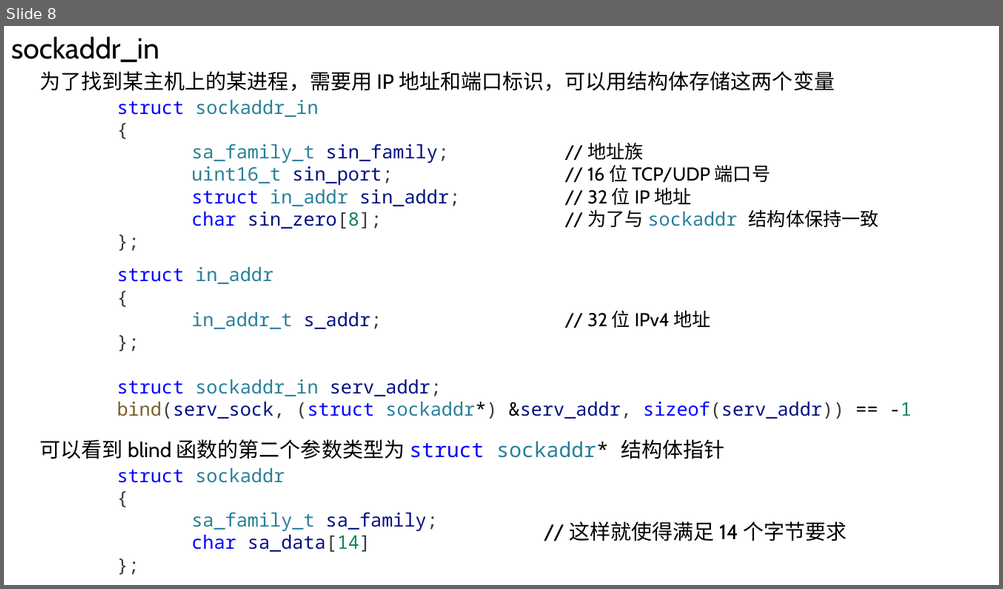
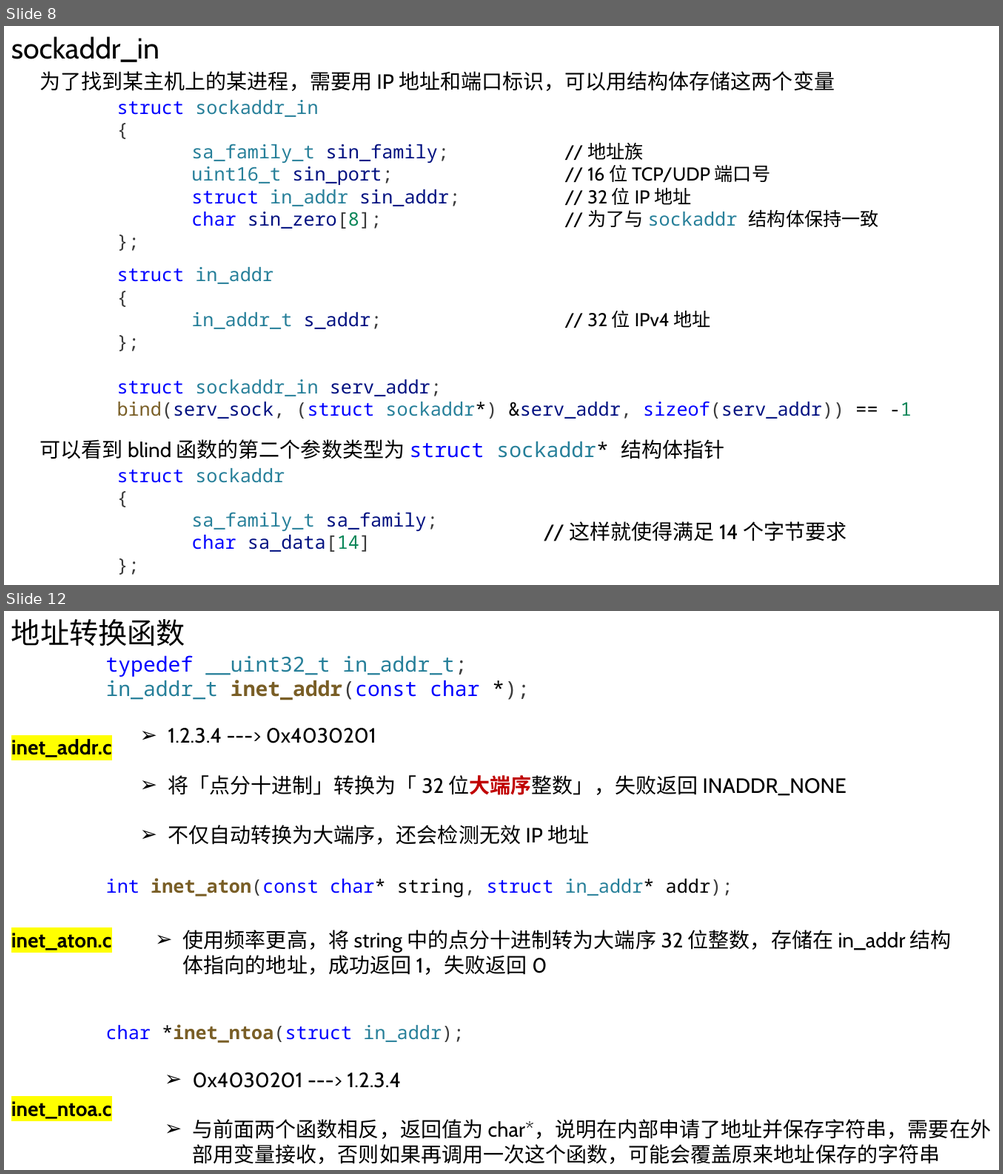
Before and after one commit to Chao200/TCP-IP-Network-Programming, a slide deck: TCP:IP 网络编程.pptx. Shown one above the other, each under a label of ours: slide 8 before the commit, slides 8 and 12 after it; the slides between them are not shown. The pictures are 1003x589 and 1003x1174 pixels, drawn with LibreOffice and Linux fonts; fonts in the diff are those of the drawing. Boxes give left, top, right and bottom in pixels: in the first picture for what was removed or moved away, otherwise in the second. Text is boxed around its words. In the diff, an @@ line names an element or a change of style, - is before the commit and + after.

Commit message:
add PPT

```diff
--- a/TCP:IP 网络编程.pptx
+++ b/TCP:IP 网络编程.pptx
@@ slide 12 added at [4, 611, 999, 1170], background #FFFFFF @@
@@ text added at [11, 619, 185, 646], 28 pt, text #000000 @@
+地址转换函数
@@ text added at [106, 655, 479, 701], 20 pt, text #267F99 @@
+typedef __uint32_t in_addr_t;
+in_addr_t inet_addr(const char *);
@@ text added at [11, 739, 112, 758], 20 pt, text #000000, bold @@
+inet_addr.c
@@ text added at [168, 728, 846, 845], 20 pt, text #000000 @@
+➢ 1.2.3.4 ---> 0x4030201
+➢ 将「点分十进制」转换为「 32 位大端序整数」，失败返回 INADDR_NONE
+➢ 不仅自动转换为大端序，还会检测无效 IP 地址
@@ text added at [106, 878, 733, 897], 18 pt, text #0000FF @@
+int inet_aton(const char* string, struct in_addr* addr);
@@ text added at [11, 933, 112, 951], 20 pt, text #000000, bold @@
+inet_aton.c
@@ text added at [183, 930, 951, 975], 20 pt, text #000000 @@
+➢ 使用频率更高，将 string 中的点分十进制转为大端序 32 位整数，存储在 in_addr 结构体指向的地址，成功返回 1，失败返回 0
@@ text added at [106, 1025, 464, 1043], 18 pt, text #0000FF @@
+char *inet_ntoa(struct in_addr);
@@ text added at [193, 1073, 990, 1165], 20 pt, text #000000 @@
+➢ 0x4030201 ---> 1.2.3.4
+➢ 与前面两个函数相反，返回值为 char*，说明在内部申请了地址并保存字符串，需要在外部用变量接收，否则如果再调用一次这个函数，可能会覆盖原来地址保存的字符串
@@ text added at [11, 1102, 112, 1119], 20 pt, text #000000, bold @@
+inet_ntoa.c
```
Also in this commit, not shown: 10 other slides added, 1 slide removed.
